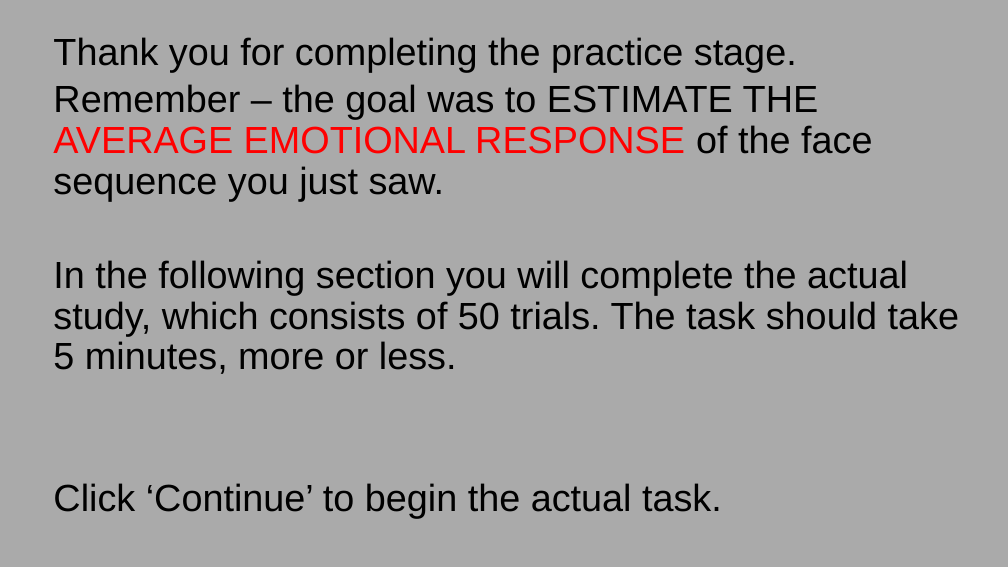
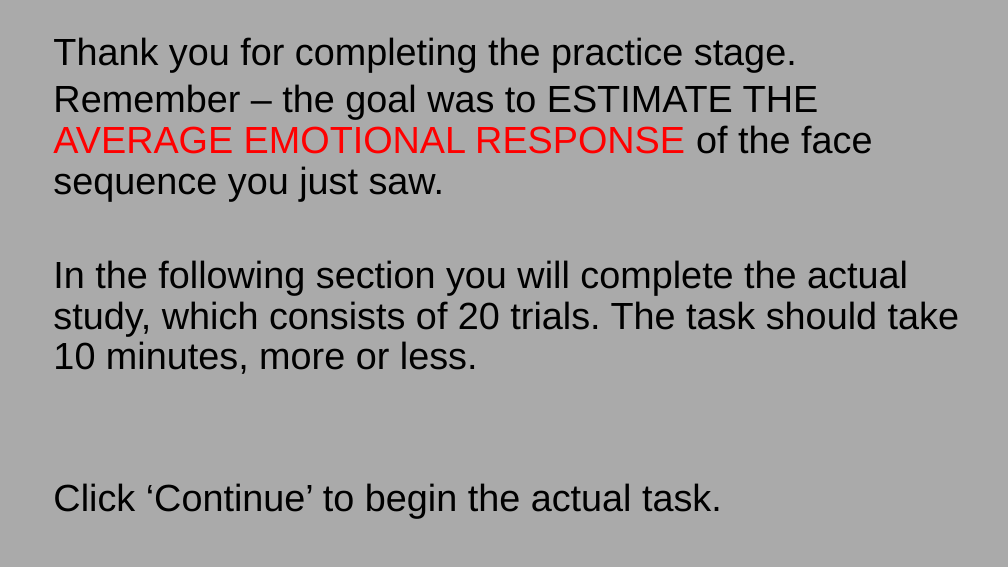
Before and after one commit to GoldenbergLab/task-sequential-faces-emotion-estimation, a slide deck: slide 8 of img/ins/instructions1.4.19.pptx. Drawn at 1008x567 pixels with LibreOffice and Linux fonts; fonts in the diff are those of the drawing. Boxes give left, top, right and bottom in pixels: in the first picture for what was removed or moved away, otherwise in the second. Text is boxed around its words. In the diff, an @@ line names an element or a change of style, - is before the commit and + after.

Commit message:
Try Again 20Trials

```diff
--- a/img/ins/instructions1.4.19.pptx
+++ b/img/ins/instructions1.4.19.pptx
@@ text at [53, 260, 959, 374]: text changed @@
-In the following section you will complete the actual study, which consists of 50 trials. The task should take 5 minutes, more or less.
+In the following section you will complete the actual study, which consists of 20 trials. The task should take 10 minutes, more or less.
```
Also in this commit, not shown: 1 other file.
